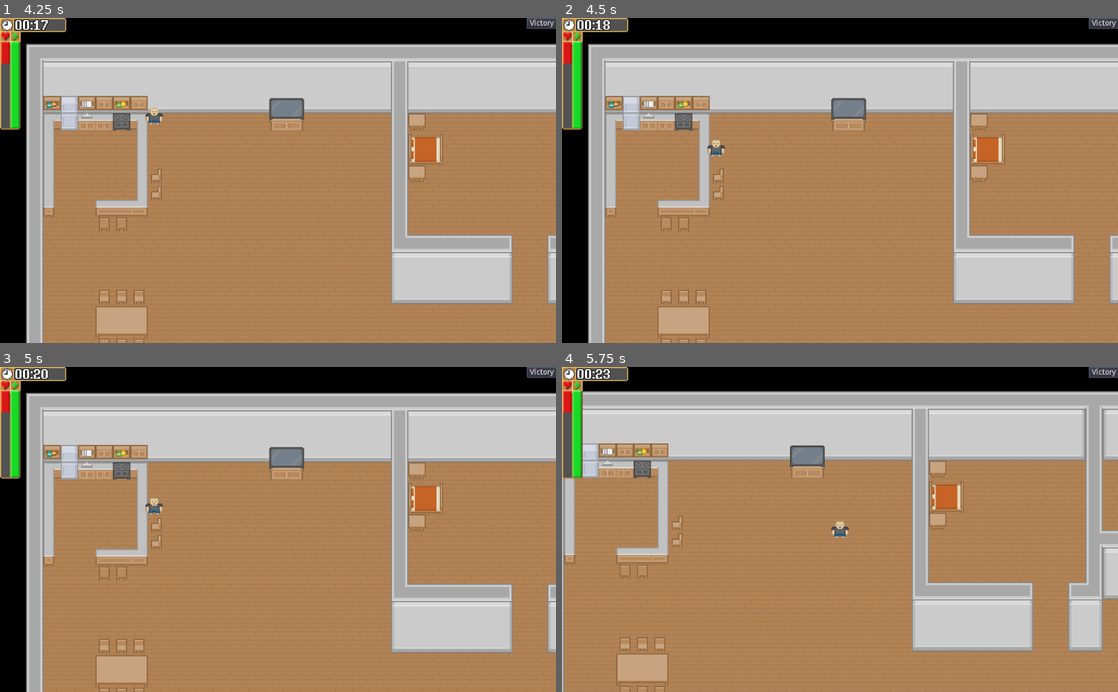
Above: before the commit, frames 1-4 (two rows, left to right).
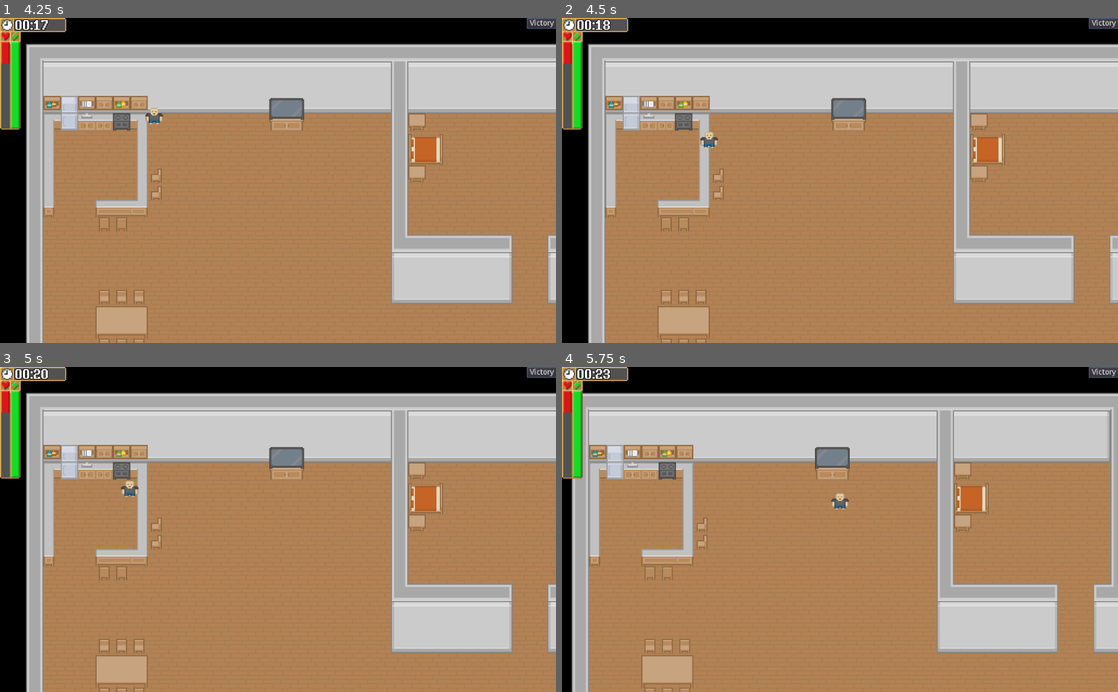
Above: after the commit, the same moments.

Repository: ASGameStudio/GameJam
Game: Godot game, scene res://World.tscn
The game is run twice, just before and just after one commit, with the same random seed, the same clock (stepped at 60 frames per second) and the same inputs.
Inputs (mouse positions are in pixels of both pictures, inside the frame that each line leads up to):
- Up to frame 1 (4.25 s): click "Victory" at 0.5 s; tap Enter at 1.25 s; move the mouse to (250, 245) at 1.27 s; hold W (ui_up) 1.28-2.78 s; move the mouse to (444, 229) at 2.02 s; move the mouse to (111, 131) at 2.77 s; hold A (ui_left) from 2.78 s (still down); move the mouse to (305, 180) at 3.52 s
- Up to frame 2 (4.5 s): move the mouse to (756, 99) at 4.27 s; release A (ui_left) at 4.28 s; hold S (ui_down) from 4.28 s (still down)
- Up to frame 3 (5 s): keep holding S (ui_down)
- Up to frame 4 (5.75 s): move the mouse to (962, 513) at 5.02 s; release S (ui_down) at 5.03 s; hold D (ui_right) from 5.03 s (still down)

Frame 1 is identical in both runs. In frame 2, 0.2% of the frame differs, in the area x 24-30%, y 35-43%; in frame 3, 0.2%; in frame 4, 23%, in the area x 0-100%, y 7-100%.

Commit message:
Added sprites
Toiler and Sink

Diff:
--- a/Tiles/Base.tres
+++ b/Tiles/Base.tres
@@ -78,13 +78,13 @@
 points = PoolVector2Array( 16, 16, 0, 16, 0, 0, 16, 0 )
 
 [sub_resource type="ConvexPolygonShape2D" id=31]
-points = PoolVector2Array( 48, 32, 0, 32, 0, 2, 48, 2 )
+points = PoolVector2Array( 16, 16, 0, 16, 0, 0, 16, 0 )
 
 [sub_resource type="ConvexPolygonShape2D" id=32]
 points = PoolVector2Array( 16, 16, 0, 16, 0, 0, 16, 0 )
 
 [sub_resource type="ConvexPolygonShape2D" id=33]
-points = PoolVector2Array( 16, 16, 0, 16, 0, 0, 16, 0 )
+points = PoolVector2Array( 32, 32, 0, 32, 0, 6, 32, 6 )
 
 [sub_resource type="ConvexPolygonShape2D" id=34]
 points = PoolVector2Array( 16, 16, 0, 16, 0, 0, 16, 0 )
@@ -93,60 +93,60 @@
 points = PoolVector2Array( 16, 16, 0, 16, 0, 0, 16, 0 )
 
 [sub_resource type="ConvexPolygonShape2D" id=37]
-points = PoolVector2Array( 16, 16, 0, 16, 0, 0, 16, 0 )
+points = PoolVector2Array( 16, 16, 6, 16, 6, 0, 16, 0 )
+
+[sub_resource type="ConvexPolygonShape2D" id=50]
+points = PoolVector2Array( 16, 16, 0, 16, 0, 0, 16, 0 )
+
+[sub_resource type="ConvexPolygonShape2D" id=38]
+points = PoolVector2Array( 10, 16, 0, 16, 0, 0, 10, 0 )
+
+[sub_resource type="ConvexPolygonShape2D" id=44]
+points = PoolVector2Array( 16, 32, 0, 32, 0, 0, 16, 0 )
+
+[sub_resource type="ConvexPolygonShape2D" id=45]
+points = PoolVector2Array( 16, 16, 0, 16, 0, 0, 16, 0 )
+
+[sub_resource type="ConvexPolygonShape2D" id=46]
+points = PoolVector2Array( 16, 16, 0, 16, 0, 0, 16, 0 )
+
+[sub_resource type="ConvexPolygonShape2D" id=47]
+points = PoolVector2Array( 32, 32, 0, 32, 0, 16, 32, 16 )
+
+[sub_resource type="ConvexPolygonShape2D" id=48]
+points = PoolVector2Array( 16, 16, 0, 16, 0, 0, 16, 0 )
+
+[sub_resource type="ConvexPolygonShape2D" id=49]
+points = PoolVector2Array( 32, 16, 0, 16, 0, 0, 32, 0 )
+
+[sub_resource type="ConvexPolygonShape2D" id=51]
+points = PoolVector2Array( 16, 16, 0, 16, 0, 0, 16, 0 )
+
+[sub_resource type="ConvexPolygonShape2D" id=52]
+points = PoolVector2Array( 16, 16, 0, 16, 0, 0, 16, 0 )
+
+[sub_resource type="ConvexPolygonShape2D" id=53]
+points = PoolVector2Array( 16, 16, 0, 16, 0, 0, 16, 0 )
+
+[sub_resource type="ConvexPolygonShape2D" id=54]
+points = PoolVector2Array( 16, 16, 0, 16, 0, 0, 16, 0 )
+
+[sub_resource type="ConvexPolygonShape2D" id=55]
+points = PoolVector2Array( 16, 32, 0, 32, 0, 0, 16, 0 )
 
 [sub_resource type="ConvexPolygonShape2D" id=56]
 points = PoolVector2Array( 16, 16, 0, 16, 0, 0, 16, 0 )
 
-[sub_resource type="ConvexPolygonShape2D" id=38]
-points = PoolVector2Array( 32, 32, 0, 32, 0, 6, 32, 6 )
-
-[sub_resource type="ConvexPolygonShape2D" id=44]
-points = PoolVector2Array( 16, 16, 0, 16, 0, 0, 16, 0 )
-
-[sub_resource type="ConvexPolygonShape2D" id=45]
-points = PoolVector2Array( 16, 16, 0, 16, 0, 0, 16, 0 )
-
-[sub_resource type="ConvexPolygonShape2D" id=46]
-points = PoolVector2Array( 10, 16, 0, 16, 0, 0, 10, 0 )
-
-[sub_resource type="ConvexPolygonShape2D" id=47]
-points = PoolVector2Array( 16, 16, 6, 16, 6, 0, 16, 0 )
-
-[sub_resource type="ConvexPolygonShape2D" id=48]
-points = PoolVector2Array( 10, 16, 0, 16, 0, 0, 10, 0 )
-
-[sub_resource type="ConvexPolygonShape2D" id=49]
-points = PoolVector2Array( 16, 16, 6, 16, 6, 0, 16, 0 )
-
-[sub_resource type="ConvexPolygonShape2D" id=50]
-points = PoolVector2Array( 16, 16, 0, 16, 0, 0, 16, 0 )
-
-[sub_resource type="ConvexPolygonShape2D" id=51]
-points = PoolVector2Array( 16, 16, 0, 16, 0, 0, 16, 0 )
-
-[sub_resource type="ConvexPolygonShape2D" id=52]
-points = PoolVector2Array( 16, 16, 0, 16, 0, 0, 16, 0 )
-
-[sub_resource type="ConvexPolygonShape2D" id=53]
-points = PoolVector2Array( 16, 16, 0, 16, 0, 0, 16, 0 )
-
-[sub_resource type="ConvexPolygonShape2D" id=39]
-points = PoolVector2Array( 16, 32, 0, 32, 0, 0, 16, 0 )
-
-[sub_resource type="ConvexPolygonShape2D" id=54]
-points = PoolVector2Array( 16, 16, 0, 16, 0, 0, 16, 0 )
-
-[sub_resource type="ConvexPolygonShape2D" id=55]
-points = PoolVector2Array( 16, 16, 0, 16, 0, 0, 16, 0 )
-
-[sub_resource type="ConvexPolygonShape2D" id=40]
+[sub_resource type="ConvexPolygonShape2D" id=57]
+points = PoolVector2Array( 16, 16, 0, 16, 0, 0, 16, 0 )
+
+[sub_resource type="ConvexPolygonShape2D" id=58]
 points = PoolVector2Array( 32, 32, 0, 32, 0, 16, 32, 16 )
 
-[sub_resource type="ConvexPolygonShape2D" id=41]
-points = PoolVector2Array( 16, 16, 0, 16, 0, 0, 16, 0 )
-
-[sub_resource type="ConvexPolygonShape2D" id=43]
+[sub_resource type="ConvexPolygonShape2D" id=59]
+points = PoolVector2Array( 16, 16, 0, 16, 0, 0, 16, 0 )
+
+[sub_resource type="ConvexPolygonShape2D" id=60]
 points = PoolVector2Array( 32, 16, 0, 16, 0, 0, 32, 0 )
 
 [resource]
@@ -393,14 +393,14 @@
 4/navigation_offset = Vector2( 0, 0 )
 4/shape_offset = Vector2( 0, 0 )
 4/shape_transform = Transform2D( 1, 0, 0, 1, 0, 0 )
-4/shape = SubResource( 39 )
+4/shape = SubResource( 55 )
 4/shape_one_way = false
 4/shape_one_way_margin = 1.0
 4/shapes = [ {
 "autotile_coord": Vector2( 0, 0 ),
 "one_way": false,
 "one_way_margin": 1.0,
-"shape": SubResource( 39 ),
+"shape": SubResource( 55 ),
 "shape_transform": Transform2D( 1, 0, 0, 1, 0, 0 )
 } ]
 4/z_index = 0
@@ -414,14 +414,14 @@
 5/navigation_offset = Vector2( 0, 0 )
 5/shape_offset = Vector2( 0, 0 )
 5/shape_transform = Transform2D( 1, 0, 0, 1, 0, 0 )
-5/shape = SubResource( 40 )
+5/shape = SubResource( 58 )
 5/shape_one_way = false
 5/shape_one_way_margin = 1.0
 5/shapes = [ {
 "autotile_coord": Vector2( 0, 0 ),
 "one_way": false,
 "one_way_margin": 1.0,
-"shape": SubResource( 40 ),
+"shape": SubResource( 58 ),
 "shape_transform": Transform2D( 1, 0, 0, 1, 0, 0 )
 } ]
 5/z_index = 0
@@ -456,14 +456,14 @@
 8/navigation_offset = Vector2( 0, 0 )
 8/shape_offset = Vector2( 0, 0 )
 8/shape_transform = Transform2D( 1, 0, 0, 1, 0, 0 )
-8/shape = SubResource( 43 )
+8/shape = SubResource( 60 )
 8/shape_one_way = false
 8/shape_one_way_margin = 1.0
 8/shapes = [ {
 "autotile_coord": Vector2( 0, 0 ),
 "one_way": false,
 "one_way_margin": 1.0,
-"shape": SubResource( 43 ),
+"shape": SubResource( 60 ),
 "shape_transform": Transform2D( 1, 0, 0, 1, 0, 0 )
 } ]
 8/z_index = 0
@@ -701,14 +701,14 @@
 29/navigation_offset = Vector2( 0, 0 )
 29/shape_offset = Vector2( 0, 0 )
 29/shape_transform = Transform2D( 1, 0, 0, 1, 0, 0 )
-29/shape = SubResource( 56 )
+29/shape = SubResource( 50 )
 29/shape_one_way = false
 29/shape_one_way_margin = 1.0
 29/shapes = [ {
 "autotile_coord": Vector2( 0, 0 ),
 "one_way": false,
 "one_way_margin": 1.0,
-"shape": SubResource( 56 ),
+"shape": SubResource( 50 ),
 "shape_transform": Transform2D( 1, 0, 0, 1, 0, 0 )
 } ]
 29/z_index = 0
--- a/World.tscn
+++ b/World.tscn
@@ -1,8 +1,10 @@
-[gd_scene load_steps=4 format=2]
+[gd_scene load_steps=6 format=2]
 
 [ext_resource path="res://Tiles/Base.tres" type="TileSet" id=1]
 [ext_resource path="res://Scenes/Player.tscn" type="PackedScene" id=2]
 [ext_resource path="res://Scripts/ImportData.gd" type="Script" id=3]
+[ext_resource path="res://Sprites/Toilet.png" type="Texture" id=4]
+[ext_resource path="res://Sprites/Sink.png" type="Texture" id=5]
 
 [node name="World" type="Node2D"]
 script = ExtResource( 3 )
@@ -21,3 +23,13 @@
 
 [node name="Player" parent="." instance=ExtResource( 2 )]
 position = Vector2( 204, 82 )
+
+[node name="Toilet" type="Sprite" parent="."]
+position = Vector2( 533.374, 64.0982 )
+scale = Vector2( 0.426237, 0.403429 )
+texture = ExtResource( 4 )
+
+[node name="Sink" type="Sprite" parent="."]
+position = Vector2( 521.945, 106.773 )
+scale = Vector2( 0.200966, 0.427701 )
+texture = ExtResource( 5 )
Binary file added: Sprites/Sink.png
Not shown, added: Sprites/Sink.png.import
Binary file added: Sprites/Toilet.png
Not shown, added: Sprites/Toilet.png.import
Not shown: 7 places in Tiles/Base.tres that only renumber resources
